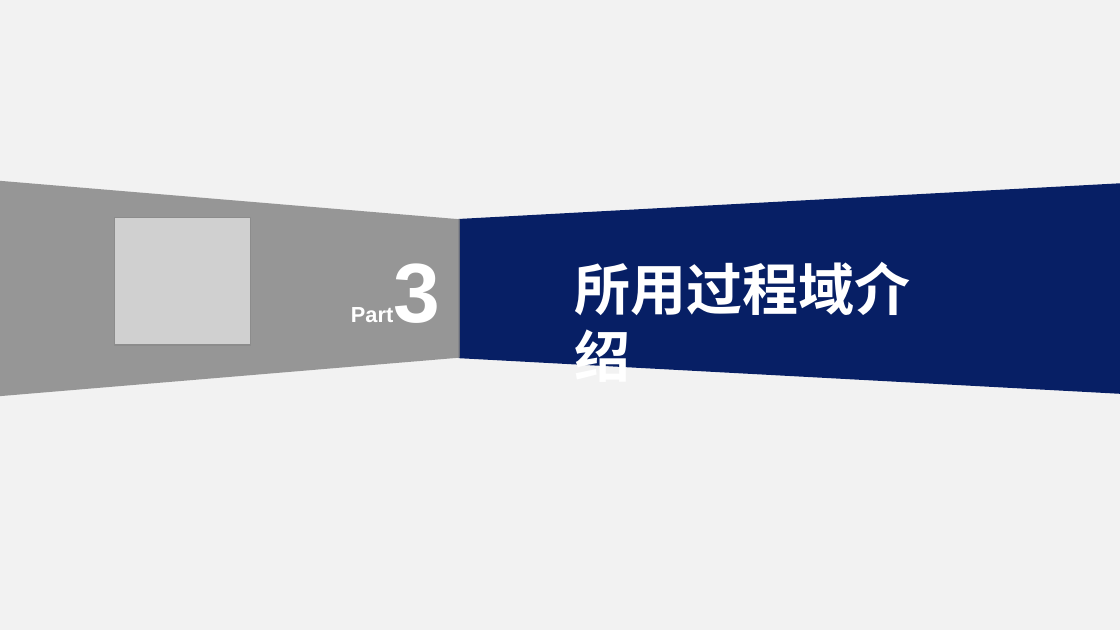
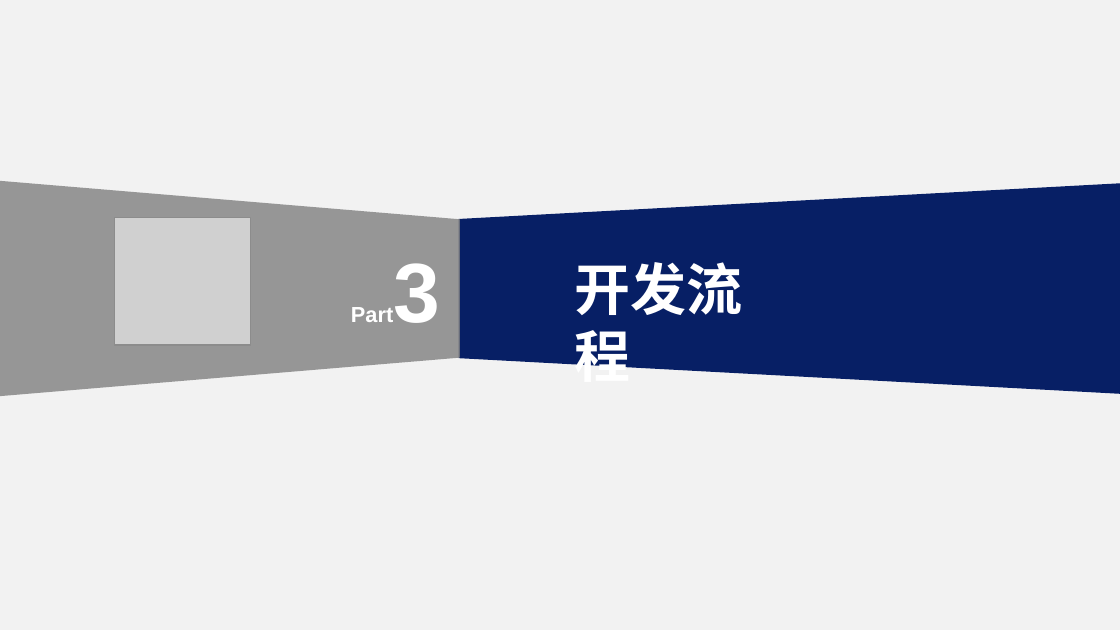
Before and after one commit to NillsWang/OlineEducationSys, a slide deck: slide 9 of practical_exloir/精化阶段/8组 阶段评审 刘杰 .pptx (slide 11 before the commit). Drawn at 1120x630 pixels with LibreOffice and Linux fonts; fonts in the diff are those of the drawing; grey boxes stand for pictures. Boxes give left, top, right and bottom in pixels: in the first picture for what was removed or moved away, otherwise in the second. Text is boxed around its words. In the diff, an @@ line names an element or a change of style, - is before the commit and + after.

```diff
--- a/practical_exloir/精化阶段/8组 阶段评审 刘杰 .pptx
+++ b/practical_exloir/精化阶段/8组 阶段评审 刘杰 .pptx
@@ text at [575,262,743,368]: text changed @@
-所用过程域介绍
+开发流程
```
Also in this commit, not shown: 8 other slides changed, 4 slides added, 8 slides removed, 1 other file.
